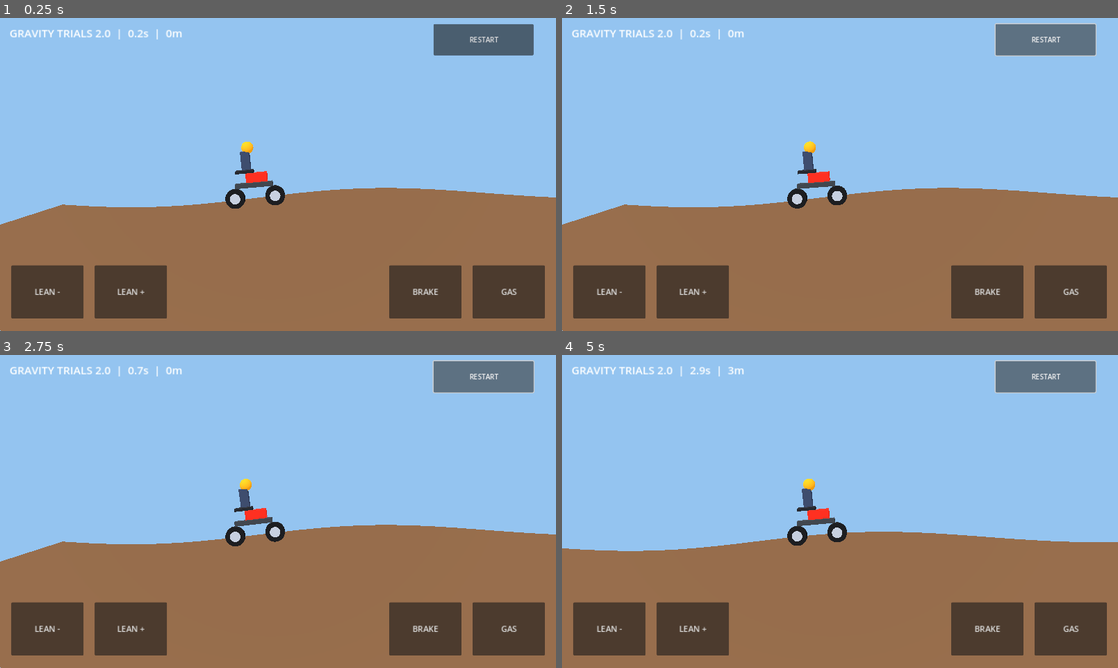
Above: before the commit, frames 1-4 (two rows, left to right).
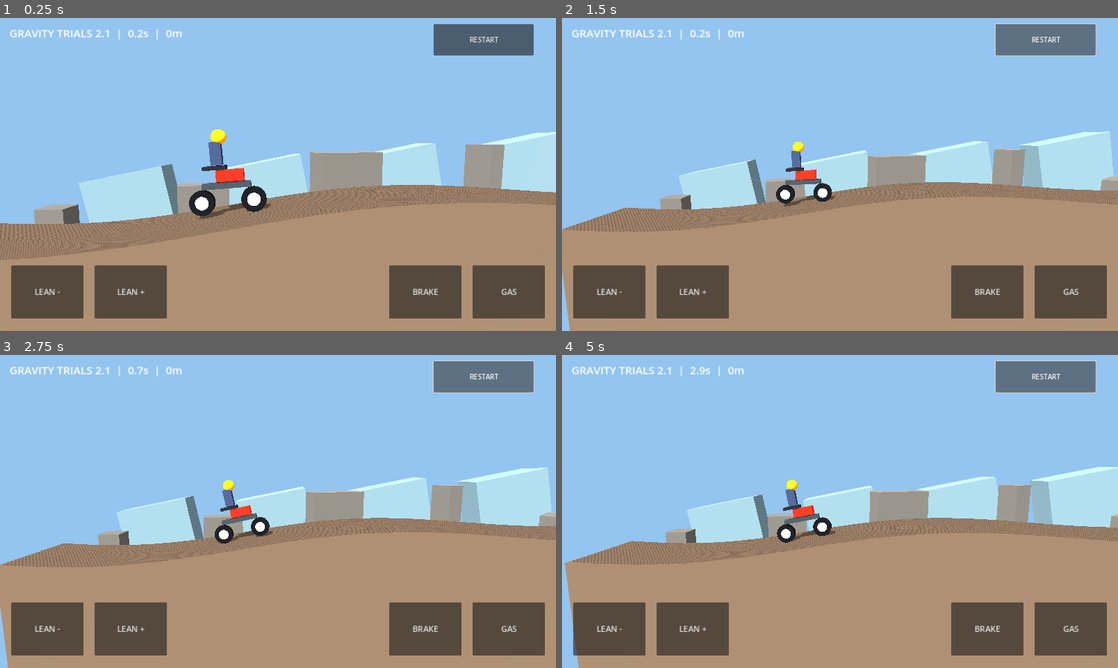
Above: after the commit, the same moments.

Repository: emeshkovpief-gif/gravity-trials
Game: Godot game, scene res://Main.tscn
Two runs of this game, one before a commit and one after it. Both use one fixed random seed, a clock stepped at 60 frames per second and the inputs below.
Inputs:
- Up to frame 1 (0.25 s): no input
- Up to frame 2 (1.5 s): click "RESTART" at 0.5 s; click "RESTART" at 1.25 s
- Up to frame 3 (2.75 s): click "RESTART" at 2 s
- Up to frame 4 (5 s): hold D 2.78-3.53 s; hold A 3.53-4.28 s; hold D from 4.28 s (still down)

The runs differ from the first frame. In frame 1, 41% of the frame differs, in the area x 0-100%, y 3-100%; in frame 2, 42%; in frame 3, 43%; in frame 4, 44%.

Commit message:
Add gravity, two-wheel spring contact, airborne balance, obstacles and mobile scenery

Diff:
--- a/scripts/main.gd
+++ b/scripts/main.gd
@@ -11,6 +11,13 @@
 var pitch := 0.0
 var elapsed := 0.0
 var wheel_visuals: Array[Node3D] = []
+var vertical_speed := 0.0
+var spin_speed := 0.0
+var crashed := false
+var rear_compression := 0.0
+var front_compression := 0.0
+var dust_timer := 0.0
+var dust: GPUParticles3D
 
 func mat(color: Color) -> StandardMaterial3D:
 	var m := StandardMaterial3D.new()
@@ -42,7 +49,13 @@
 	return n
 
 func surface(px: float) -> float:
-	return 0.35 * sin(px * 0.16) + 0.22 * sin(px * 0.31)
+	var base := 0.65 * sin(px * 0.105) + 0.35 * sin(px * 0.29)
+	var ramps := 0.0
+	for center in [24.0, 48.0, 73.0, 105.0, 137.0, 161.0]:
+		var distance := absf(px - center)
+		if distance < 4.0:
+			ramps += (1.0 - distance / 4.0) * 1.6
+	return base + ramps
 
 func _ready() -> void:
 	var world := WorldEnvironment.new()
@@ -55,7 +68,7 @@
 	add_child(world)
 	var sun := DirectionalLight3D.new()
 	sun.rotation_degrees = Vector3(-45, -25, -20)
-	sun.shadow_enabled = false
+	sun.shadow_enabled = true
 	add_child(sun)
 	camera = Camera3D.new()
 	add_child(camera)
@@ -86,10 +99,22 @@
 	arrays[Mesh.ARRAY_INDEX] = indices
 	mesh.add_surface_from_arrays(Mesh.PRIMITIVE_TRIANGLES, arrays)
 	ground.mesh = mesh
-	var dirt := mat(Color(0.48, 0.34, 0.22))
+	var dirt := mat(Color(0.38, 0.31, 0.24))
+	dirt.roughness = 0.98
 	dirt.cull_mode = BaseMaterial3D.CULL_DISABLED
 	ground.material_override = dirt
 	add_child(ground)
+	# Low-cost depth cues: distant mountains and track-side rocks.
+	var scenery := Node3D.new()
+	add_child(scenery)
+	for i in range(34):
+		var xx := float(i) * 6.5 - 8.0
+		var rock := cube(scenery, Vector3(1.2 + float(i % 3), 1.1 + float(i % 4), 1.1), Vector3(xx, surface(xx) - 0.15, -3.4), Color(0.35, 0.34, 0.31))
+		rock.rotation.y = float(i % 5) * 0.17
+	for i in range(18):
+		var xx := float(i) * 12.0 - 10.0
+		var mountain := cube(scenery, Vector3(7.0, 9.0 + float(i % 5) * 2.0, 3.0), Vector3(xx, -4.5, -17.0), Color(0.39, 0.49, 0.51))
+		mountain.rotation.z = 0.2
 	bike = Node3D.new()
 	add_child(bike)
 	cube(bike, Vector3(1.65, 0.20, 0.3), Vector3(0, 0.55, 0), Color(0.19, 0.21, 0.23))
@@ -147,33 +172,79 @@
 func _reset() -> void:
 	progress = 0.0
 	velocity = 0.0
+	vertical_speed = 0.0
+	spin_speed = 0.0
+	crashed = false
+	rear_compression = 0.0
+	front_compression = 0.0
 	elapsed = 0.0
 	pitch = 0.0
 	bike_y = surface(progress) + 0.45
 
 func _physics_process(dt: float) -> void:
+	if crashed:
+		hud.text = "CRASH! RESTART  |  GRAVITY TRIALS 2.1"
+		return
 	elapsed += dt
 	var gas: bool = buttons["gas"] or Input.is_key_pressed(KEY_D)
 	var brake: bool = buttons["brake"] or Input.is_key_pressed(KEY_A)
 	var lean: float = float(int(buttons["forward"])) - float(int(buttons["back"]))
-	if gas:
-		velocity += 7.0 * dt
-	elif brake:
-		velocity -= 10.0 * dt
+	var half_base := 0.88
+	var wheel_radius := 0.43
+	var rear_x := progress - cos(pitch) * half_base
+	var front_x := progress + cos(pitch) * half_base
+	var rear_bottom := bike_y - sin(pitch) * half_base - wheel_radius
+	var front_bottom := bike_y + sin(pitch) * half_base - wheel_radius
+	var rear_depth := surface(rear_x) - rear_bottom
+	var front_depth := surface(front_x) - front_bottom
+	var rear_on_ground := rear_depth > -0.04
+	var front_on_ground := front_depth > -0.04
+	var grounded := rear_on_ground or front_on_ground
+	var acceleration := -1.1
+	if gas and rear_on_ground:
+		acceleration = 10.5
+	elif brake and grounded:
+		acceleration = -17.0
+	elif not grounded:
+		acceleration = -0.15
+	velocity = clampf(velocity + acceleration * dt, -5.0, 19.0)
+	progress = clampf(progress + velocity * dt, 0.0, 180.0)
+	# Spring-damper response at each wheel; vertical motion is not snapped to ground.
+	var spring_force := maxf(0.0, rear_depth) * 135.0 + maxf(0.0, front_depth) * 135.0
+	if grounded:
+		vertical_speed += (spring_force - vertical_speed * 13.0) * dt
+		var slope := atan2(surface(front_x) - surface(rear_x), half_base * 2.0)
+		spin_speed += (slope - pitch) * 11.0 * dt
+		spin_speed += (front_depth - rear_depth) * 5.0 * dt
+		if gas and rear_on_ground:
+			spin_speed += 0.55 * dt
+		spin_speed *= maxf(0.0, 1.0 - 3.0 * dt)
 	else:
-		velocity = move_toward(velocity, 0.0, 3.0 * dt)
-	velocity = clampf(velocity, -4.0, 14.0)
-	progress = clampf(progress + velocity * dt, 0.0, 180.0)
-	var target_pitch := atan2(surface(progress + 0.88) - surface(progress - 0.88), 1.76)
-	pitch = lerp_angle(pitch, target_pitch + lean * 0.12, minf(1.0, 5.0 * dt))
-	bike_y = lerpf(bike_y, surface(progress) + 0.45, minf(1.0, 12.0 * dt))
+		spin_speed *= maxf(0.0, 1.0 - 0.2 * dt)
+	spin_speed += lean * (5.5 if grounded else 4.0) * dt
+	vertical_speed -= 24.0 * dt
+	bike_y += vertical_speed * dt
+	pitch += spin_speed * dt
+	# Positional collision correction after integrating movement.
+	var rear_floor := surface(progress - cos(pitch) * half_base) + wheel_radius + sin(pitch) * half_base
+	var front_floor := surface(progress + cos(pitch) * half_base) + wheel_radius - sin(pitch) * half_base
+	var floor_y := maxf(rear_floor, front_floor)
+	if bike_y < floor_y:
+		bike_y = floor_y
+		if vertical_speed < 0.0:
+			vertical_speed *= -0.08
+	if absf(pitch) > 1.65:
+		crashed = true
 	bike.position = Vector3(progress, bike_y, 0)
 	bike.rotation.z = pitch
-	for wheel in wheel_visuals:
-		wheel.rotation.z -= velocity * dt / 0.43
-	var look := Vector3(progress + 1.0, bike_y + 1.0, 0)
-	camera.position = Vector3(progress + 1.0, bike_y + 2.7, 13.0)
+	rear_compression = lerpf(rear_compression, clampf(rear_depth, 0.0, 0.17), minf(1.0, dt * 10.0))
+	front_compression = lerpf(front_compression, clampf(front_depth, 0.0, 0.17), minf(1.0, dt * 10.0))
+	for i in wheel_visuals.size():
+		wheel_visuals[i].rotation.z -= velocity * dt / wheel_radius
+		wheel_visuals[i].position.y = -(rear_compression if i == 0 else front_compression) * 0.45
+	var look := Vector3(progress + 1.7, bike_y + 0.9, 0)
+	camera.position = camera.position.lerp(Vector3(progress + 1.7, bike_y + 2.8, 14.0), minf(1.0, dt * 5.0))
 	camera.look_at(look)
-	hud.text = "GRAVITY TRIALS 2.0  |  %0.1fs  |  %0.0fm" % [elapsed, progress]
+	hud.text = "GRAVITY TRIALS 2.1  |  %0.1fs  |  %0.0fm" % [elapsed, progress]
 	if progress >= 180.0:
 		_reset()
